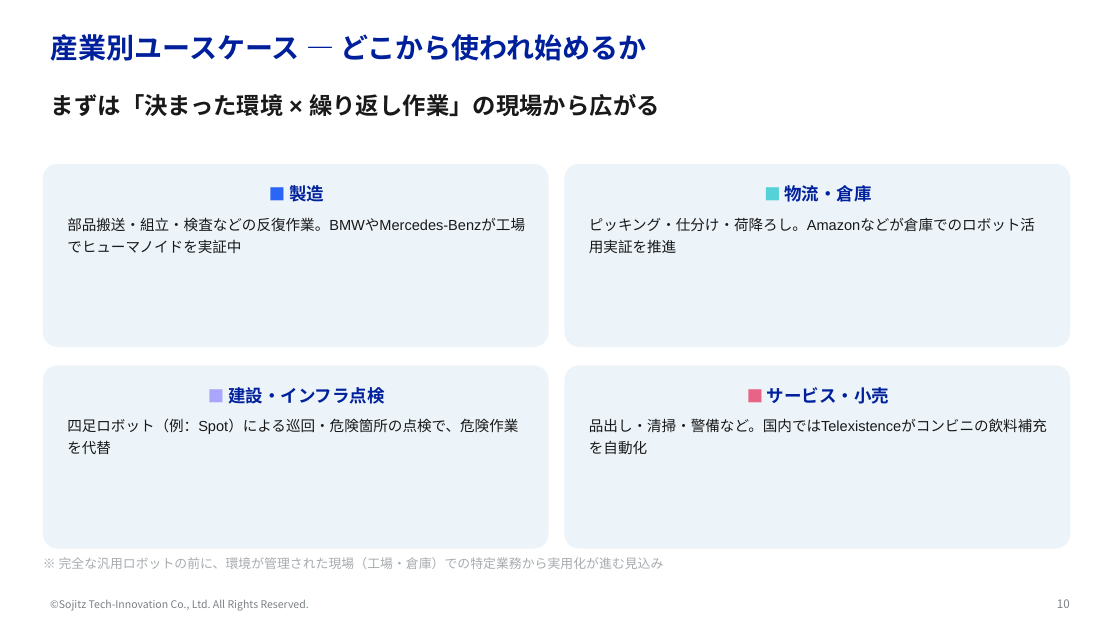
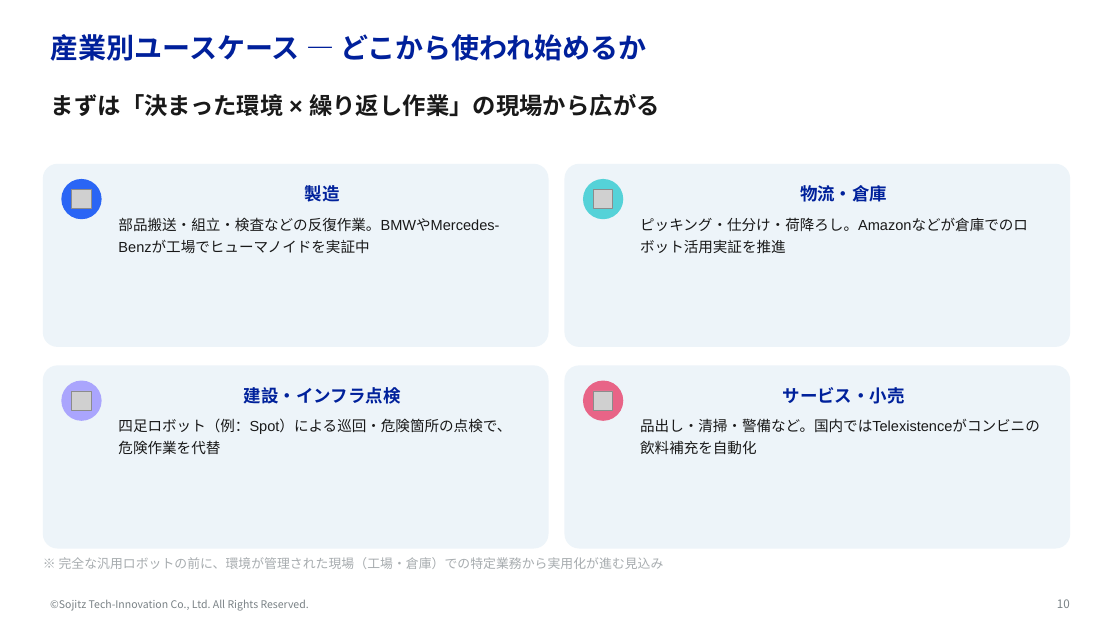
Before and after one commit to yktashiro2/aap, a slide deck: slide 10 of docs/フィジカルAI勉強会.pptx. Drawn at 1120x630 pixels with LibreOffice and Linux fonts; fonts in the diff are those of the drawing; grey boxes stand for pictures; background and template pictures are left out. Boxes give left, top, right and bottom in pixels: in the first picture for what was removed or moved away, otherwise in the second. Text is boxed around its words. In the diff, an @@ line names an element or a change of style, - is before the commit and + after.

```diff
--- a/docs/フィジカルAI勉強会.pptx
+++ b/docs/フィジカルAI勉強会.pptx
@@ ellipse added at (x1=61, y1=179, x2=102, y2=219), fill #2A65F5 @@
@@ ellipse added at (x1=583, y1=179, x2=623, y2=219), fill #55D2D8 @@
@@ picture added at (x1=71, y1=189, x2=91, y2=208) @@
@@ text in rounded rectangle at (x1=305, y1=185, x2=340, y2=202): text changed @@
-■ 製造
+製造
@@ picture added at (x1=593, y1=189, x2=613, y2=208) @@
@@ text in rounded rectangle at (x1=800, y1=185, x2=887, y2=202): text changed @@
-■ 物流・倉庫
+物流・倉庫
@@ ellipse added at (x1=61, y1=381, x2=102, y2=421), fill #AAA5FD @@
@@ text in rounded rectangle at (x1=244, y1=387, x2=401, y2=404): text changed @@
-■ 建設・インフラ点検
+建設・インフラ点検
@@ ellipse added at (x1=583, y1=381, x2=623, y2=421), fill #E86487 @@
@@ text in rounded rectangle at (x1=783, y1=387, x2=905, y2=404): text changed @@
-■ サービス・小売
+サービス・小売
@@ picture added at (x1=71, y1=391, x2=91, y2=410) @@
@@ picture added at (x1=593, y1=391, x2=613, y2=410) @@
```
Also in this commit, not shown: 13 other slides changed, 2 slides added.
